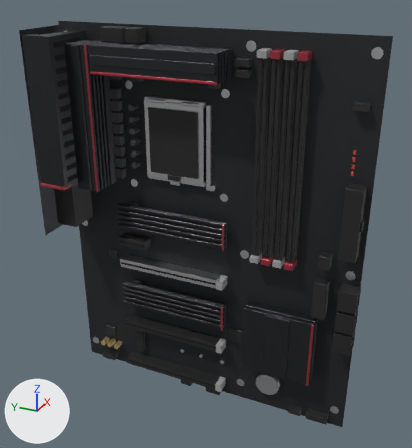
Renders of the Blender file Assets/Models/Blend/MB_LGA1700_ATX01.blend from each side of a commit.
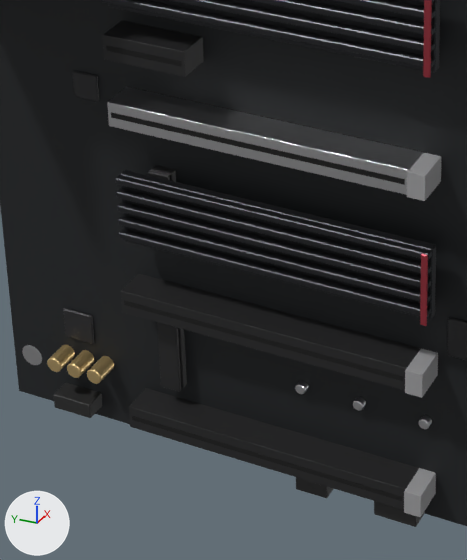
There are two pictures of each version: one whole from a camera (50 mm lens) standing at (-0.372, -0.289, 0.04) and looking at (-0.012, -0.127, -0.14), one close up on the part from 21% to 57% of the width and 50% to 91% of the height. The lights are fixed; the arrows at lower left show +X, +Y and +Z. The older version's two pictures come first.

Objects in the first close-up: 'Board_Components', 'Headers', 'M2_0_Heatsink', 'M2_1_Heatsink', 'M2_2_Slot', 'PCB', 'PCIe_0_x1', 'PCIe_1_x16', 'PCIe_4_x16', 'PCIe_6_x16' and 1 more.
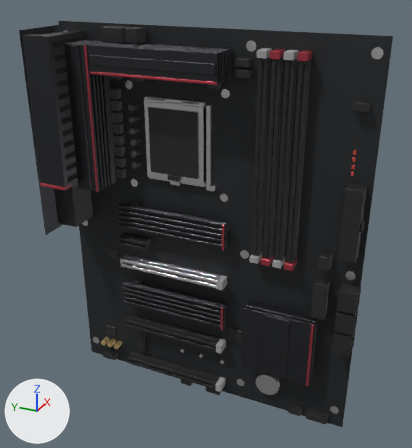
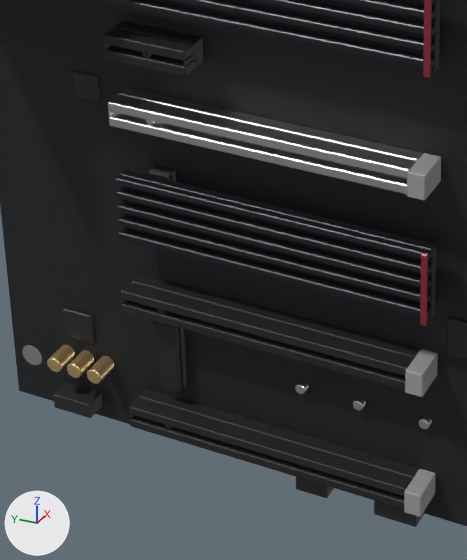
What differs and where, as boxes (x1, y1, x2, y2) in the close-ups (467 x 560 px; the box of a moved part takes in the faces that stretch with it):
'PCIe_1_x16', reshaped: before (107, 87, 442, 201); after (108, 87, 441, 201)
'PCIe_4_x16', reshaped: before (121, 273, 438, 398); after (121, 274, 438, 397)
part 1 of me_pcie_1_x16, moved or reshaped: before (111, 112, 405, 185); after (108, 90, 423, 194)
part 2 of me_pcie_4_x16, moved or reshaped: before (124, 300, 403, 381); after (121, 279, 421, 385)

The edits, one by one:
me_pcie_1_x16 is used by ob_pcie_1_x16; parent ob_board; location (0.0, 0.0, 0.0).
me_pcie_1_x16 had 24 vertices, 18 faces and spanned x -0.0125..-0.0016, y -0.141..-0.047, z -0.1951..-0.1877.
me_pcie_1_x16 now has 56 vertices, 42 faces and spans x -0.0125..-0.0016, y -0.141..-0.047, z -0.1951..-0.1877.
me_pcie_1_x16 part 1: 8 vertices removed from x -0.0116..-0.0115, y -0.135..-0.048, z -0.1922..-0.1906; 16 vertices added at x -0.0115..-0.006, y -0.136..-0.047, z -0.1951..-0.1877.
Other edits to the shape of me_pcie_1_x16 do not show in these pictures.
me_pcie_1_x16 no longer uses material mat_mb_opening (black #0a0a0a).
me_pcie_4_x16 is used by ob_pcie_4_x16; parent ob_board; location (0.0, 0.0, 0.0).
me_pcie_4_x16 had 24 vertices, 18 faces and spanned x -0.0125..-0.0016, y -0.141..-0.047, z -0.2561..-0.2487.
me_pcie_4_x16 now has 56 vertices, 42 faces and spans x -0.0125..-0.0016, y -0.141..-0.047, z -0.2561..-0.2487.
me_pcie_4_x16 part 2: 8 vertices removed from x -0.0116..-0.0115, y -0.135..-0.048, z -0.2532..-0.2516; 16 vertices added at x -0.0115..-0.006, y -0.136..-0.047, z -0.2561..-0.2487.
Other edits to the shape of me_pcie_4_x16 do not show in these pictures.
me_pcie_4_x16 no longer uses material mat_mb_opening (black #0a0a0a).
